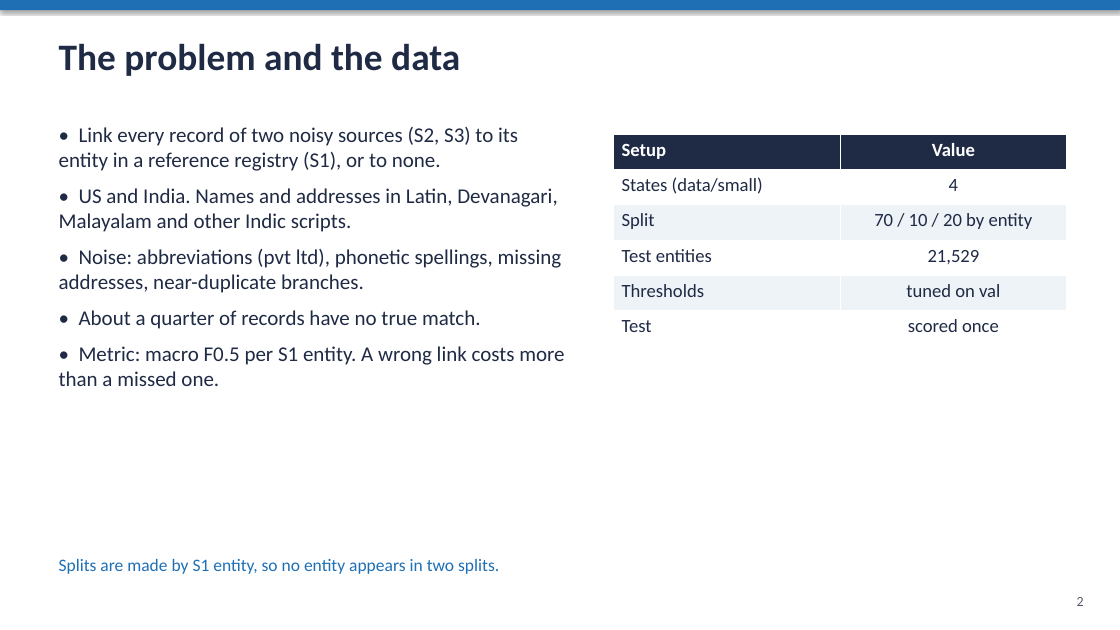
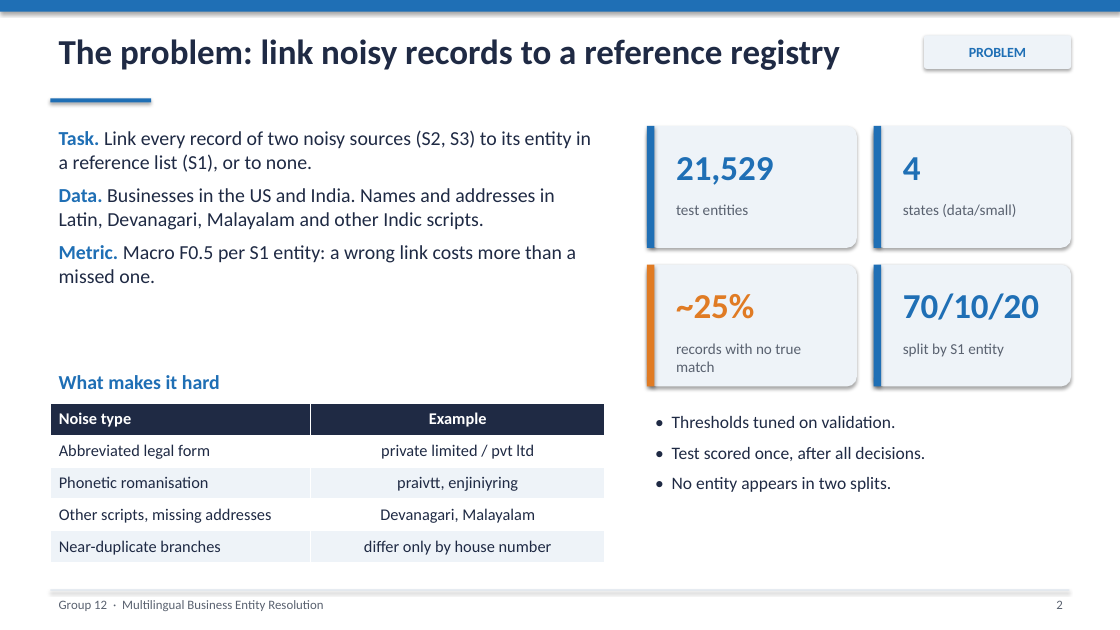
Before and after one commit to Sh3001/NLP_Proj_updated, a slide deck: slide 2 of report/NLP_Project_Group12_Presentation.pptx. Drawn at 1120x630 pixels with LibreOffice and Linux fonts; fonts in the diff are those of the drawing. Boxes give left, top, right and bottom in pixels: in the first picture for what was removed or moved away, otherwise in the second. Text is boxed around its words. In the diff, an @@ line names an element or a change of style, - is before the commit and + after.

```diff
--- a/report/NLP_Project_Group12_Presentation.pptx
+++ b/report/NLP_Project_Group12_Presentation.pptx
@@ text at [59, 39, 840, 70]: text changed; size 32 to 30 pt @@
-The problem and the data
+The problem: link noisy records to a reference registry
@@ rounded rectangle added at [924, 35, 1071, 69], fill #EEF3F8, 12 pt, text #1F6FB5, bold @@
+PROBLEM
@@ rectangle added at [50, 98, 151, 103], fill #1F6FB5 @@
@@ text at [59, 130, 591, 283]: text changed; size 18 to 17 pt @@
-• Link every record of two noisy sources (S2, S3) to its entity in a reference registry (S1), or to none.
-• US and India. Names and addresses in Latin, Devanagari, Malayalam and other Indic scripts.
-• Noise: abbreviations (pvt ltd), phonetic spellings, missing addresses, near-duplicate branches.
-• About a quarter of records have no true match.
-• Metric: macro F0.5 per S1 entity. A wrong link costs more than a missed one.
+Task. Link every record of two noisy sources (S2, S3) to its entity in a reference list (S1), or to none.
+Data. Businesses in the US and India. Names and addresses in Latin, Devanagari, Malayalam and other Indic scripts.
+Metric. Macro F0.5 per S1 entity: a wrong link costs more than a missed one.
@@ table removed at [613, 134, 1067, 346], 6 rows, 2 columns @@
-Setup | Value
-States (data/small) | 4
-Split | 70 / 10 / 20 by entity
-Test entities | 21,529
-Thresholds | tuned on val
-Test | scored once
@@ rounded rectangle added at [647, 126, 857, 248], fill #EEF3F8 @@
@@ rectangle added at [647, 126, 655, 248], fill #1F6FB5 @@
@@ rounded rectangle added at [874, 126, 1071, 248], fill #EEF3F8 @@
@@ rectangle added at [874, 126, 881, 248], fill #1F6FB5 @@
@@ text added at [676, 157, 774, 185], 30 pt, text #1F6FB5, bold @@
+21,529
@@ text added at [903, 157, 921, 180], 30 pt, text #1F6FB5, bold @@
+4
@@ text added at [676, 204, 749, 215], 13 pt, text #5A6270 @@
+test entities
@@ text added at [903, 204, 1016, 217], 13 pt, text #5A6270 @@
+states (data/small)
@@ rounded rectangle added at [647, 265, 857, 386], fill #EEF3F8 @@
@@ rectangle added at [647, 265, 655, 386], fill #E07B24 @@
@@ rounded rectangle added at [874, 265, 1071, 386], fill #EEF3F8 @@
@@ rectangle added at [874, 265, 881, 386], fill #1F6FB5 @@
@@ text added at [676, 294, 754, 319], 30 pt, text #E07B24, bold @@
+~25%
@@ text added at [903, 293, 1039, 320], 30 pt, text #1F6FB5, bold @@
+70/10/20
@@ text added at [676, 343, 801, 372], 13 pt, text #5A6270 @@
+records with no true match
@@ text added at [903, 343, 1004, 357], 13 pt, text #5A6270 @@
+split by S1 entity
@@ text added at [59, 375, 220, 389], 17 pt, text #1F6FB5, bold @@
+What makes it hard
@@ table added at [50, 403, 605, 563], 5 rows, 2 columns @@
+Noise type | Example
+Abbreviated legal form | private limited / pvt ltd
+Phonetic romanisation | praivtt, enjiniyring
+Other scripts, missing addresses | Devanagari, Malayalam
+Near-duplicate branches | differ only by house number
@@ text added at [672, 416, 925, 492], 15 pt, text #1F2A44 @@
+• Thresholds tuned on validation.
+• Test scored once, after all decisions.
+• No entity appears in two splits.
@@ rectangle added at [50, 590, 1070, 591], fill #C9D6E6 @@
@@ text "2": place and size @@
-text "2" at [1077, 597, 1084, 606]
+text "2" at [1056, 600, 1062, 609]
@@ text "2" at [1056, 600, 1062, 609]: size 12 to 11 pt, text colour #555B66 to #5A6270 @@
@@ text at [59, 600, 323, 611]: text changed; size 15 to 11 pt; text colour #1F6FB5 to #5A6270 @@
-Splits are made by S1 entity, so no entity appears in two splits.
+Group 12 · Multilingual Business Entity Resolution
```
Also in this commit, not shown: 9 other slides changed.
